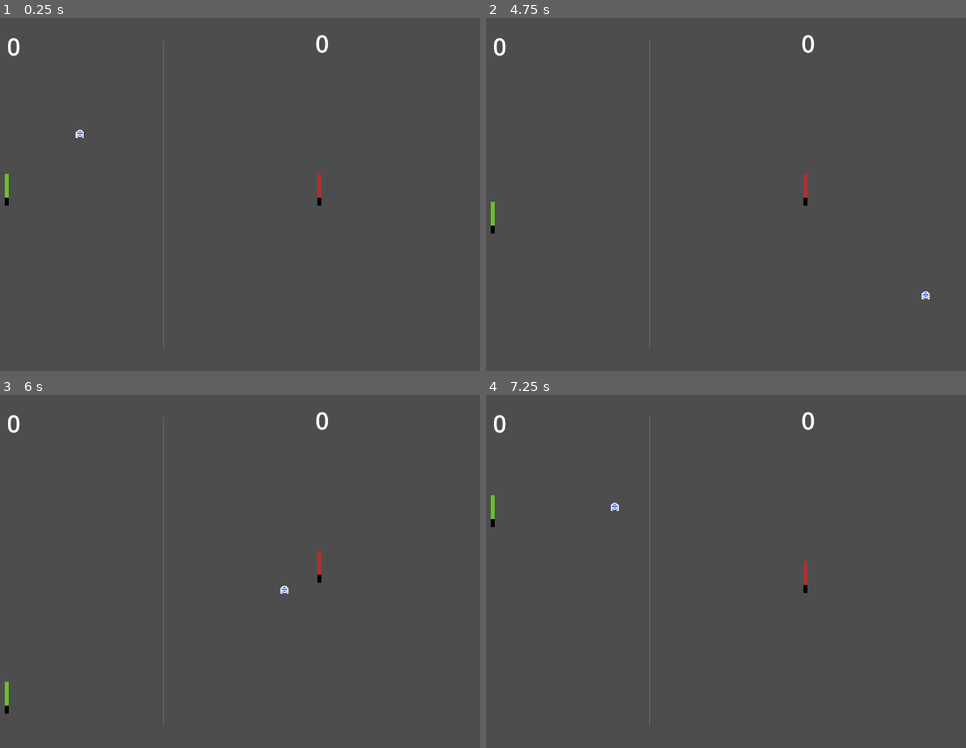
Above: before the commit, frames 1-4 (two rows, left to right).
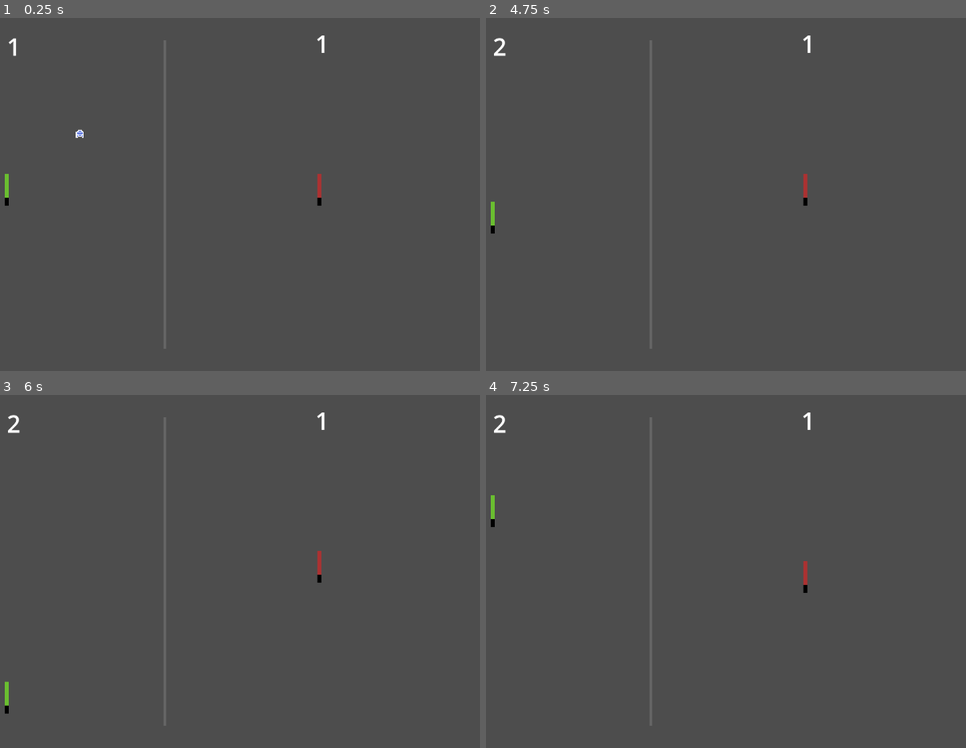
Above: after the commit, the same moments.

Repository: jordonbigelow/Pixel-Art-Pong
Game: Godot game, scene res://scenes/game_scene.tscn
Two runs of this game, one before a commit and one after it. Both use one fixed random seed, a clock stepped at 60 frames per second and the inputs below. The project has no main scene, so this scene is started directly.
Inputs (mouse positions are in pixels of both pictures, inside the frame that each line leads up to):
- Up to frame 1 (0.25 s): no input
- Up to frame 2 (4.75 s): tap Enter at 0.5, 2.1, 3.5 s; move the mouse to (793, 180) at 0.52 s; hold W (p1_move_up) 0.53-1.28 s; tap K (p2_move_down) at 0.6, 3.6 s; click (793, 180) at 0.67 s; move the mouse to (524, 215) at 1.27 s; hold S (p1_move_down) 1.28-2.03 s; tap I (p2_move_up) at 1.35, 4.35 s; move the mouse to (716, 116) at 2.02 s; hold W (p1_move_up) 2.03-3.53 s; tap Space at 2.75 s; move the mouse to (620, 268) at 2.77 s; tap F at 2.85 s; click (620, 268) at 2.92 s; move the mouse to (841, 250) at 3.52 s; hold S (p1_move_down) from 3.53 s (still down); move the mouse to (outside the picture) at 4.27 s
- Up to frame 3 (6 s): move the mouse to (196, 575) at 5.02 s; tap Enter at 5.1 s; click (196, 575) at 5.17 s; tap Space at 5.75 s; move the mouse to (72, 483) at 5.77 s; release S (p1_move_down) at 5.78 s; hold W (p1_move_up) from 5.78 s (still down); tap F at 5.85 s
- Up to frame 4 (7.25 s): keep holding W (p1_move_up); move the mouse to (793, 557) at 6.52 s; tap K (p2_move_down) at 6.6 s

The runs differ from the first frame. In frame 1, 0.5% of the frame differs, in the area x 1-69%, y 4-94%; in frame 2, 0.5%, in the area x 1-93%, y 4-94%; in frame 3, 0.5%; in frame 4, 0.5%.

Commit message:
changed node to area2D instead of StaticBody2D for the player scoring zones

Diff:
--- a/scenes/game_scene.tscn
+++ b/scenes/game_scene.tscn
@@ -10,11 +10,11 @@
 [sub_resource type="LabelSettings" id="LabelSettings_6y5gc"]
 font_size = 48
 
+[sub_resource type="RectangleShape2D" id="RectangleShape2D_rmlub"]
+size = Vector2(1289, 20)
+
 [sub_resource type="RectangleShape2D" id="RectangleShape2D_7sref"]
 size = Vector2(20, 722)
-
-[sub_resource type="RectangleShape2D" id="RectangleShape2D_rmlub"]
-size = Vector2(1289, 20)
 
 [node name="Game Scene" type="Node"]
 script = ExtResource("1_ys3ak")
@@ -44,7 +44,8 @@
 label_settings = SubResource("LabelSettings_6y5gc")
 
 [node name="Net" type="Line2D" parent="."]
-position = Vector2(98, 26)
+position = Vector2(-572, 26)
+scale = Vector2(2.25, 1)
 points = PackedVector2Array(538, 19, 538, 640)
 width = 2.0
 default_color = Color(0.400698, 0.400698, 0.400698, 1)
@@ -52,18 +53,6 @@
 [node name="Ball" parent="." instance=ExtResource("2_5aibe")]
 position = Vector2(530, 200)
 gravity_scale = 0.0
-
-[node name="Player 1 Back Wall" type="StaticBody2D" parent="."]
-
-[node name="Left Wall" type="CollisionShape2D" parent="Player 1 Back Wall"]
-position = Vector2(0, 360)
-shape = SubResource("RectangleShape2D_7sref")
-
-[node name="Player 2 Back Wall" type="StaticBody2D" parent="."]
-
-[node name="Right Wall" type="CollisionShape2D" parent="Player 2 Back Wall"]
-position = Vector2(1272, 360)
-shape = SubResource("RectangleShape2D_7sref")
 
 [node name="Top and Bottom Wall" type="StaticBody2D" parent="."]
 
@@ -74,3 +63,18 @@
 [node name="Bottom Wall" type="CollisionShape2D" parent="Top and Bottom Wall"]
 position = Vector2(635, 711)
 shape = SubResource("RectangleShape2D_rmlub")
+
+[node name="PlayerOneBackWall" type="Area2D" parent="."]
+
+[node name="Left Wall" type="CollisionShape2D" parent="PlayerOneBackWall"]
+position = Vector2(0, 360)
+shape = SubResource("RectangleShape2D_7sref")
+
+[node name="PlayerTwoBackWall" type="Area2D" parent="."]
+
+[node name="Right Wall" type="CollisionShape2D" parent="PlayerTwoBackWall"]
+position = Vector2(1272, 360)
+shape = SubResource("RectangleShape2D_7sref")
+
+[connection signal="body_entered" from="PlayerOneBackWall" to="Ball" method="_on_player_one_back_wall_body_entered"]
+[connection signal="body_entered" from="PlayerTwoBackWall" to="Ball" method="_on_player_two_back_wall_body_entered"]
